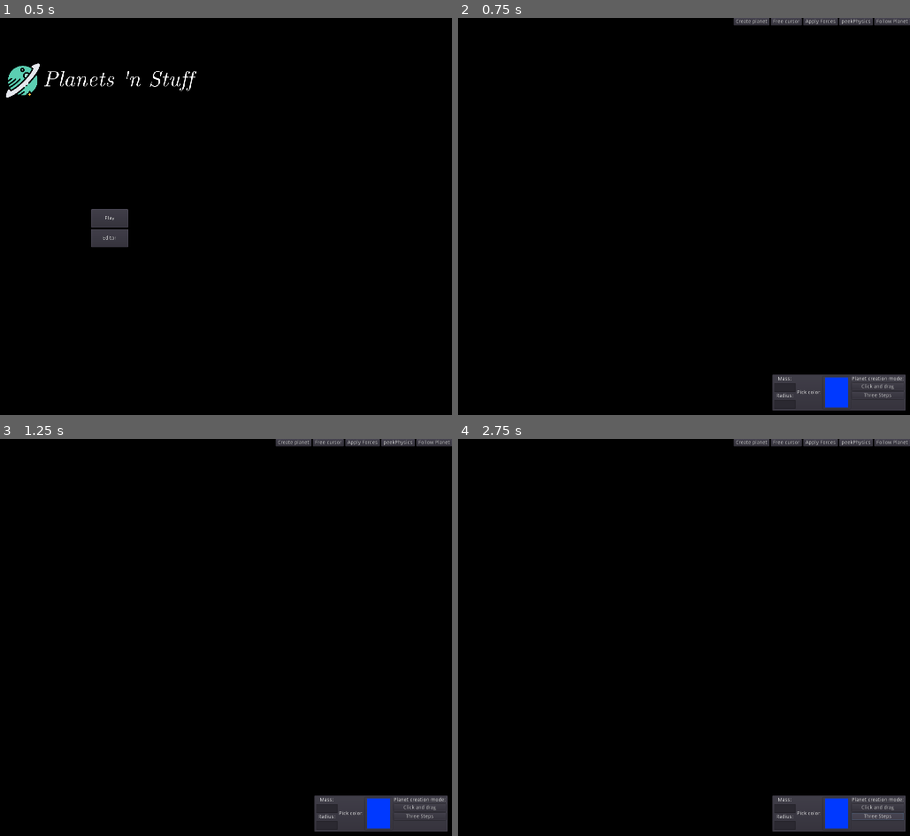
Above: before the commit, frames 1-4 (two rows, left to right).
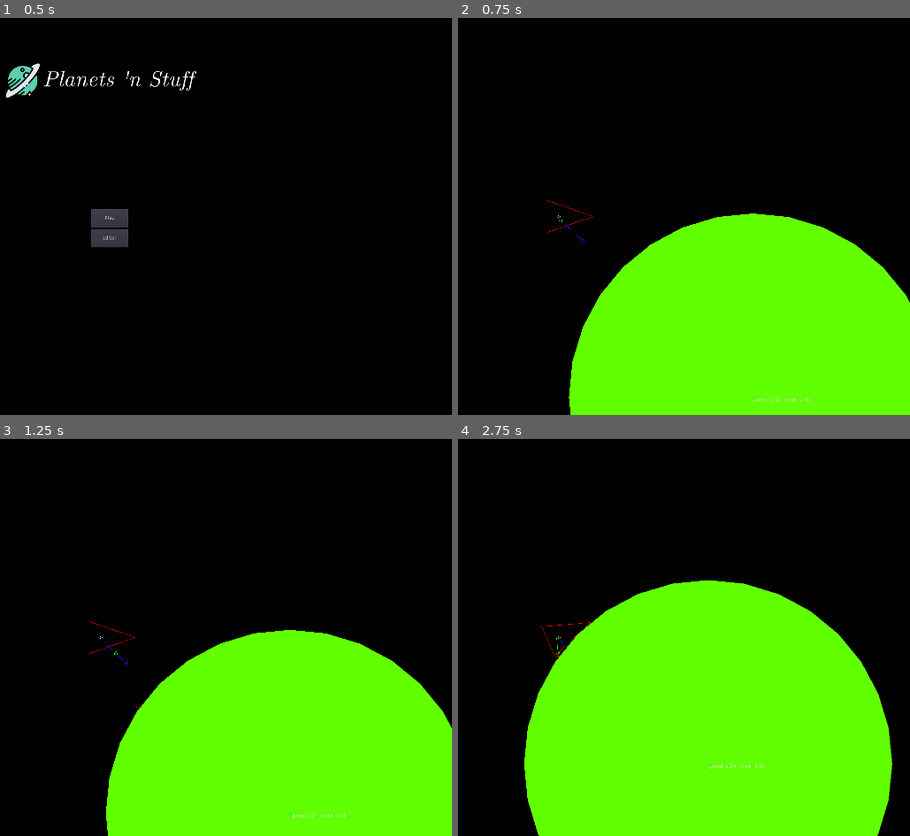
Above: after the commit, the same moments.

Repository: AllergicGorilla/shiny-spork
Game: Godot game, scene res://TitleScreen.tscn
Two runs of this game, one before a commit and one after it. Both use one fixed random seed, a clock stepped at 60 frames per second and the inputs below.
Inputs (mouse positions are in pixels of both pictures, inside the frame that each line leads up to):
- Up to frame 1 (0.5 s): no input
- Up to frame 2 (0.75 s): click "Play" at 0.5 s
- Up to frame 3 (1.25 s): no input
- Up to frame 4 (2.75 s): click (878, 808) at 1.25 s, where only the run before the commit has a clickable "Click and drag"; click (878, 816) at 2 s, where only the run before the commit has a clickable "Three Steps"

Frame 1 is identical in both runs. In frame 2, 33% of the frame differs, in the area x 19-100%, y 0-100%; in frame 3, 34%; in frame 4, 45%, in the area x 14-100%, y 0-100%.

Commit message:
Big update.Added ships, wich have the ability to follow rigidbodies and other control possibilities.Ships can interact with the planet's gravity.Also added a title screen

Diff:
--- /dev/null
+++ b/Play.gd
@@ -0,0 +1,7 @@
+extends Node
+
+onready var universe = $Universe
+
+func _input(event):
+	if event.is_action_pressed("go_to_title_screen"):
+		get_tree().change_scene("res://TitleScreen.tscn")
--- /dev/null
+++ b/Play.tscn
@@ -0,0 +1,29 @@
+[gd_scene load_steps=5 format=2]
+
+[ext_resource path="res://Play.gd" type="Script" id=1]
+[ext_resource path="res://Universe.gd" type="Script" id=2]
+[ext_resource path="res://objects/ship/player/Player.tscn" type="PackedScene" id=3]
+[ext_resource path="res://objects/planet/Planet.tscn" type="PackedScene" id=4]
+
+[node name="Play" type="Node"]
+script = ExtResource( 1 )
+
+[node name="Universe" type="Node2D" parent="."]
+script = ExtResource( 2 )
+
+[node name="Player" parent="Universe" instance=ExtResource( 3 )]
+
+[node name="Ship" parent="Universe/Player" index="0" groups=[
+"ships",
+]]
+max_acceleration = 400.0
+
+[node name="Planet" parent="Universe" groups=[
+"planets",
+] instance=ExtResource( 4 )]
+position = Vector2( 534.037, 492.432 )
+mass = 100.0
+radius = 500.0
+color = Color( 0.384314, 1, 0, 1 )
+
+[editable path="Universe/Player"]
--- a/TitleScreen.gd
+++ b/TitleScreen.gd
@@ -1,4 +1,4 @@
 extends CanvasLayer
 
 func _on_Play_pressed():
-	get_tree().change_scene("res://Main.tscn")
+	get_tree().change_scene("res://Play.tscn")
--- a/Universe.gd
+++ b/Universe.gd
@@ -3,15 +3,20 @@
 func _physics_process(delta):
 	#N-body gravitation
 	var planets = get_tree().get_nodes_in_group("planets")
+	var ships = get_tree().get_nodes_in_group("ships")
 	for p1 in planets:
-		var body1 = p1.get_node("Body")
 		var gravForce = Vector2(0,0)
 		for p2 in planets:
 			if p1 != p2:
-				var body2 = p2.get_node("Body")
-				var distanceVec = body1.get_position() - body2.get_position()
-				gravForce += Newton.gravitational_force(body1.mass, body2.mass, distanceVec)
-		body1.gravityForce = gravForce
+				var distanceVec = p1.get_position() - p2.get_position()
+				gravForce += Newton.gravitational_force(p1.mass, p2.mass, distanceVec)
+		p1.gravityForce = gravForce
+	for s in ships:
+		var final_force = Vector2(0,0)
+		for p1 in planets:
+			var distanceVec = s.get_position() - p1.get_position()
+			final_force += Newton.gravitational_force(s.mass, p1.mass, distanceVec)
+		s.gravity_force = final_force
 
 #func _on_Area2D_body_exited(body):
 	#body.get_parent().queue_free()
--- a/objects/Body.gd
+++ b/objects/Body.gd
@@ -1,21 +1,19 @@
 extends RigidBody2D
 
-export var gravityForce = Vector2(0,0)
-export var radius = 10
-export var color = Color(255,0,0)
-
+onready var planet = get_parent()
 onready var VelocityVector = get_node("../Following/VelocityVector")
 onready var ForceVector = get_node("../Following/ForceVector")
 
 
 func _ready():
 	VelocityVector.tip = linear_velocity
-	$collisionShape.shape.radius = radius
+	$collisionShape.shape.radius = planet.radius
+	mass = planet.mass
 func _integrate_forces(state):
-	set_applied_force(gravityForce)
+	set_applied_force(planet.gravityForce)
 func _process(delta):
 	VelocityVector.tip = linear_velocity
-	ForceVector.tip = gravityForce
+	ForceVector.tip = planet.gravityForce
 	#update()
 func _draw():
-	draw_circle(Vector2(0,0), radius, color)
+	draw_circle(Vector2(0,0), planet.radius, planet.color)
--- a/objects/EditableHandle.gd
+++ b/objects/EditableHandle.gd
@@ -23,8 +23,10 @@
 func _process(delta):
 	update()
 	if dragMouse:
-		tip = get_global_mouse_position()
+		tip = get_global_mouse_position() - get_parent().position
 		$Area2D.position = tip
+func as_vector():
+	return tip - position
 
 func _unhandled_input(event):
 	if event.is_action_released("leftMouseClick"):
--- a/objects/planet/Planet.gd
+++ b/objects/planet/Planet.gd
@@ -3,7 +3,13 @@
 signal planet_selected
 
 var mainText = "Speed: %.2f, Force: %.2f"
+
+export var mass: float = 1.0 setget set_mass
+export var radius: float = 1.0
+export var color: Color = Color.white
+var gravityForce = Vector2(0,0)
 onready var label = $Following/Label
+onready var body = $Body
 
 func _ready():
 	if Globals.VIEWPHYSICS:
@@ -16,7 +22,7 @@
 
 func update_text():
 	var v = get_node("Body").linear_velocity.length()
-	var f = get_node("Body").gravityForce.length()
+	var f = gravityForce.length()
 	label.text = mainText % [v,f]
 
 func _on_Body_input_event(viewport, event, shape_idx):
@@ -28,3 +34,8 @@
 	$Following.hide()
 func show_physics():
 	$Following.show()
+
+func set_mass(new_mass):
+	mass = new_mass
+	if is_instance_valid(body):
+		body.mass = new_mass
--- a/objects/planet/Planet.tscn
+++ b/objects/planet/Planet.tscn
@@ -8,15 +8,12 @@
 [sub_resource type="CircleShape2D" id=1]
 resource_local_to_scene = true
 
-[node name="Planet" type="Node"]
+[node name="Planet" type="Node2D"]
 script = ExtResource( 1 )
 
 [node name="Body" type="RigidBody2D" parent="."]
-editor/display_folded = true
 input_pickable = true
 gravity_scale = 0.0
-can_sleep = false
-linear_velocity = Vector2( 10, 0 )
 script = ExtResource( 2 )
 __meta__ = {
 "_edit_group_": true
@@ -43,8 +40,13 @@
 
 [node name="VelocityVector" parent="Following" instance=ExtResource( 4 )]
 z_index = 1
+origin = Vector2( 0, 0 )
+tip = Vector2( 1, 0 )
+color = Color( 0, 255, 0, 1 )
 
 [node name="ForceVector" parent="Following" instance=ExtResource( 4 )]
 z_index = 1
+origin = Vector2( 0, 0 )
+tip = Vector2( 1, 0 )
 color = Color( 255, 0, 0, 1 )
 [connection signal="input_event" from="Body" to="." method="_on_Body_input_event"]
--- /dev/null
+++ b/objects/ship/Ship.gd
@@ -0,0 +1,123 @@
+extends RigidBody2D
+
+enum ROUTINE{free, look_at_target, match_desired_velocity, match_body_velocity, shoot_at_body, approach_body}
+
+export var length = 100.0
+export var playable = false
+var triangle
+var gravity_force = Vector2(0,0)
+const unit = Vector2(1,0)
+export var max_acceleration = 100.0
+export var max_angular_acceleration = 12.0
+const maxAngularDamp = 4
+const maxSpeed = 200.0
+var routine = ROUTINE.free
+var thrust = Vector2(0,0) setget set_thrust
+var torque = 0.0 setget set_torque
+var is_angular_damping_on setget set_is_angular_damping_on
+var target_dV = Vector2(0,0)
+var desired_velocity = Vector2(0,0)
+var initial_velocity = Vector2(0,0)
+var shoot_velocity = Vector2(0,0)
+
+var target = Vector2(1,0) setget set_target
+var target_body: RigidBody2D
+
+
+func _ready():
+	set_is_angular_damping_on(true)
+	triangle = PoolVector2Array([length*unit, 0.5*length*unit.rotated(2*PI/3), 0.5*length*unit.rotated(4*PI/3),length*unit])
+	$CollisionPolygon.polygon = triangle
+
+func _draw():
+	draw_polyline(triangle, Color.red)
+func _process(delta):
+	#Resets calculated torques and forces back to zero
+	#If it's the player ship, you must do this after the input handling
+	if !playable:
+		set_thrust(0.0)
+		set_torque(0.0)
+	update()
+func _integrate_forces(state):
+	var direction = transform.x
+	#Look at target
+	match routine:
+		ROUTINE.look_at_target:
+			aim_at(target)
+		ROUTINE.match_desired_velocity:
+			reach_velocity(desired_velocity)
+		ROUTINE.match_body_velocity:
+			match_body_velocity(target_body)
+		ROUTINE.shoot_at_body:
+			shoot_at_body(target_body)
+		ROUTINE.approach_body:
+			approach_body(target_body)
+
+	set_applied_force(thrust + gravity_force)
+	set_applied_torque(torque)
+func current_dV():
+	return linear_velocity - initial_velocity
+func aim_at(vector):
+	var direction = transform.x
+	torque = -inertia*max_angular_acceleration*vector.angle_to(direction)
+func match_body_velocity(body):
+	assert(is_instance_valid(body))
+	reach_velocity(body.linear_velocity)
+func reach_velocity(v):
+	target_dV = v - linear_velocity
+	reach_dV(target_dV)
+func shoot_at_body(body):
+	assert(is_instance_valid(body))
+	var body_direction = (body.position - position).normalized()
+	var dV = maxSpeed*body_direction - linear_velocity + body.linear_velocity
+	shoot_velocity = dV
+	var direction = transform.x
+	var angle_to_target_dV = dV.angle_to(direction)
+	if dV.length() > 5.0:
+		torque = -inertia*max_angular_acceleration*angle_to_target_dV
+		if abs(angle_to_target_dV) < PI/12:
+			set_thrust(1.0)
+func approach_body(body):
+	assert(is_instance_valid(body))
+	var distance = (body.position - position).length()
+	var speed = 0.0
+	if distance < 500.0:
+		speed = 0
+	else:
+		speed = maxSpeed
+	var body_direction = (body.position - position).normalized()
+	var dV = speed*body_direction - linear_velocity + body.linear_velocity
+	shoot_velocity = dV
+	var direction = transform.x
+	var angle_to_target_dV = dV.angle_to(direction)
+	if dV.length() > 5.0:
+		torque = -inertia*max_angular_acceleration*angle_to_target_dV
+		if abs(angle_to_target_dV) < PI/12:
+			set_thrust(1.0)
+func reach_dV(dV):
+	var direction = transform.x
+	var angle_to_target_dV = dV.angle_to(direction)
+	if dV.length() > 5.0:
+		torque = -inertia*max_angular_acceleration*angle_to_target_dV
+		if abs(angle_to_target_dV) < PI/12:
+			set_thrust(0.5)
+	else:
+		aim_at(linear_velocity)
+
+func set_thrust(intensity):
+	assert(intensity >= 0.0 and intensity <= 1.0)
+	thrust = intensity*mass*max_acceleration*get_transform().x
+func set_torque(intensity):
+	assert(intensity >= -1.0 and intensity <= 1.0)
+	torque = intensity*inertia*max_angular_acceleration
+
+func set_is_angular_damping_on(new):
+	is_angular_damping_on = new
+	if is_angular_damping_on:
+		angular_damp = maxAngularDamp
+	else:
+		angular_damp = 0.0
+func toggle_angular_damping():
+	set_is_angular_damping_on(!is_angular_damping_on)
+func set_target(newTarget):
+	target = newTarget
--- /dev/null
+++ b/objects/ship/Ship.tscn
@@ -0,0 +1,63 @@
+[gd_scene load_steps=5 format=2]
+
+[ext_resource path="res://objects/ship/Ship.gd" type="Script" id=1]
+
+[sub_resource type="VisualShaderNodeColorConstant" id=1]
+constant = Color( 0, 1, 0.0859375, 1 )
+
+[sub_resource type="VisualShader" id=2]
+code = "shader_type canvas_item;
+
+
+
+void vertex() {
+// Output:0
+
+}
+
+void fragment() {
+// Color:2
+	vec3 n_out2p0;
+	float n_out2p1;
+	n_out2p0 = vec3(0.000000,1.000000,0.085938);
+	n_out2p1 = 1.000000;
+
+// Output:0
+	COLOR.rgb = n_out2p0;
+
+}
+
+void light() {
+// Output:0
+
+}
+"
+graph_offset = Vector2( 0, 75 )
+mode = 1
+flags/light_only = false
+nodes/fragment/0/position = Vector2( 440, 140 )
+nodes/fragment/2/node = SubResource( 1 )
+nodes/fragment/2/position = Vector2( 200, 140 )
+nodes/fragment/connections = PoolIntArray( 2, 0, 0, 0 )
+
+[sub_resource type="ShaderMaterial" id=3]
+shader = SubResource( 2 )
+
+[node name="Ship" type="RigidBody2D"]
+input_pickable = true
+can_sleep = false
+script = ExtResource( 1 )
+__meta__ = {
+"_edit_group_": true
+}
+
+[node name="CollisionPolygon" type="CollisionPolygon2D" parent="."]
+polygon = PoolVector2Array( 100, 0, -25, 43.3013, -25, -43.3013, 100, 0 )
+
+[node name="RayCast2D" type="RayCast2D" parent="."]
+enabled = true
+
+[node name="RayCast2D2" type="RayCast2D" parent="."]
+material = SubResource( 3 )
+rotation = -1.5708
+enabled = true
--- /dev/null
+++ b/objects/ship/player/Player.gd
@@ -0,0 +1,53 @@
+extends Node2D
+
+func _on_Ship_input_event(viewport, event, shape_idx):
+	if event.is_action_pressed("leftMouseClick"):
+		print("HEY MOOM!")
+onready var target = $Target
+onready var ship = $Ship
+export var torque_percentage = 1.0
+export var thrust_percentage = 1.0
+func _ready():
+	ship.routine = ship.ROUTINE.free
+	$Ship2.target_body = ship
+	$Ship2.routine = ship.ROUTINE.approach_body
+
+func _input(event):
+	#if event.is_action_pressed("leftMouseClick"):
+	#	target.position = get_global_mouse_position()
+	if event.is_action_pressed("toggle_ship_angular_damping"):
+		ship.toggle_angular_damping()
+	if event.is_action_pressed("player_manual_control"):
+		ship.routine = ship.ROUTINE.free
+	if event.is_action_pressed("player_look_at_target"):
+		ship.routine = ship.ROUTINE.look_at_target
+	if event.is_action_pressed("player_match_desired_velocity"):
+		ship.routine = ship.ROUTINE.match_desired_velocity
+	if event.is_action_pressed("player_match_body_velocity"):
+		ship.routine = ship.ROUTINE.match_body_velocity
+	if event.is_action_pressed("player_shoot_at_body"):
+		ship.routine = ship.ROUTINE.shoot_at_body
+func _unhandled_input(event):
+	if event.is_action_pressed("leftMouseClick"):
+		target.position = get_global_mouse_position()
+func _process(delta):
+	var final_torque = 0.0
+	var final_thrust = 0.0
+	if ship.routine == ship.ROUTINE.free:
+		if Input.is_action_pressed("player_thrust"):
+			final_thrust += thrust_percentage
+		if Input.is_action_pressed("player_turn_clockwise"):
+			final_torque += torque_percentage
+		if Input.is_action_pressed("player_turn_counterclockwise"):
+			final_torque -= torque_percentage
+	ship.set_torque(final_torque)
+	ship.set_thrust(final_thrust)
+	#if Input.is_action_pressed("leftMouseClick"):
+	#	target.position = get_global_mouse_position()
+	$Following/VelocityArrow.tip = ship.linear_velocity
+	$Following/TargetdV.tip = ship.target_dV
+	$Following/ShootVelocity.tip = ship.shoot_velocity
+	ship.target = target.position - ship.position
+	ship.desired_velocity = $Following/TargetVelocity.as_vector()
+
+	$Following/ForceVector.tip = ship.gravity_force
--- /dev/null
+++ b/objects/ship/player/Player.tscn
@@ -0,0 +1,63 @@
+[gd_scene load_steps=5 format=2]
+
+[ext_resource path="res://objects/ship/player/Player.gd" type="Script" id=1]
+[ext_resource path="res://objects/ship/Ship.tscn" type="PackedScene" id=2]
+[ext_resource path="res://objects/EditableHandle.tscn" type="PackedScene" id=3]
+[ext_resource path="res://objects/Arrow.tscn" type="PackedScene" id=4]
+
+[node name="Player" type="Node2D"]
+script = ExtResource( 1 )
+
+[node name="Ship" parent="." instance=ExtResource( 2 )]
+playable = true
+
+[node name="Camera2D" type="Camera2D" parent="Ship"]
+current = true
+drag_margin_h_enabled = false
+drag_margin_v_enabled = false
+
+[node name="RemoteTransform2D" type="RemoteTransform2D" parent="Ship"]
+remote_path = NodePath("../../Following")
+update_rotation = false
+
+[node name="Target" type="Position2D" parent="."]
+editor/display_folded = true
+position = Vector2( 613.352, 349.298 )
+
+[node name="Label" type="Label" parent="Target"]
+margin_right = 40.0
+margin_bottom = 14.0
+text = "Target"
+
+[node name="Following" type="Node2D" parent="."]
+
+[node name="TargetVelocity" parent="Following" instance=ExtResource( 3 )]
+origin = Vector2( 0, 0 )
+tip = Vector2( 1, 0 )
+color = Color( 255, 227.109, 0, 1 )
+
+[node name="VelocityArrow" parent="Following" instance=ExtResource( 4 )]
+origin = Vector2( 0, 0 )
+tip = Vector2( 1, 0 )
+color = Color( 0, 255, 0, 1 )
+
+[node name="TargetdV" parent="Following" instance=ExtResource( 4 )]
+origin = Vector2( 0, 0 )
+tip = Vector2( 1, 0 )
+color = Color( 223.125, 0, 255, 1 )
+
+[node name="ShootVelocity" parent="Following" instance=ExtResource( 4 )]
+origin = Vector2( 0, 0 )
+tip = Vector2( 1, 0 )
+color = Color( 0, 255, 225.117, 1 )
+
+[node name="ForceVector" parent="Following" instance=ExtResource( 4 )]
+origin = Vector2( 0, 0 )
+tip = Vector2( 1, 0 )
+color = Color( 0, 0.133333, 1, 1 )
+
+[node name="Ship2" parent="." instance=ExtResource( 2 )]
+position = Vector2( 132.781, 213.357 )
+mass = 0.1
+length = 10.0
+[connection signal="input_event" from="Ship" to="." method="_on_Ship_input_event"]
--- a/project.godot
+++ b/project.godot
@@ -99,6 +99,56 @@
 "events": [ Object(InputEventKey,"resource_local_to_scene":false,"resource_name":"","device":0,"alt":false,"shift":false,"control":false,"meta":false,"command":false,"pressed":false,"scancode":16777221,"unicode":0,"echo":false,"script":null)
  ]
 }
+player_thrust={
+"deadzone": 0.5,
+"events": [ Object(InputEventKey,"resource_local_to_scene":false,"resource_name":"","device":0,"alt":false,"shift":false,"control":false,"meta":false,"command":false,"pressed":false,"scancode":16777232,"unicode":0,"echo":false,"script":null)
+ ]
+}
+player_turn_clockwise={
+"deadzone": 0.5,
+"events": [ Object(InputEventKey,"resource_local_to_scene":false,"resource_name":"","device":0,"alt":false,"shift":false,"control":false,"meta":false,"command":false,"pressed":false,"scancode":16777233,"unicode":0,"echo":false,"script":null)
+ ]
+}
+player_turn_counterclockwise={
+"deadzone": 0.5,
+"events": [ Object(InputEventKey,"resource_local_to_scene":false,"resource_name":"","device":0,"alt":false,"shift":false,"control":false,"meta":false,"command":false,"pressed":false,"scancode":16777231,"unicode":0,"echo":false,"script":null)
+ ]
+}
+toggle_ship_angular_damping={
+"deadzone": 0.5,
+"events": [ Object(InputEventKey,"resource_local_to_scene":false,"resource_name":"","device":0,"alt":false,"shift":false,"control":false,"meta":false,"command":false,"pressed":false,"scancode":83,"unicode":0,"echo":false,"script":null)
+ ]
+}
+player_look_at_target={
+"deadzone": 0.5,
+"events": [ Object(InputEventKey,"resource_local_to_scene":false,"resource_name":"","device":0,"alt":false,"shift":false,"control":false,"meta":false,"command":false,"pressed":false,"scancode":84,"unicode":0,"echo":false,"script":null)
+ ]
+}
+player_match_desired_velocity={
+"deadzone": 0.5,
+"events": [ Object(InputEventKey,"resource_local_to_scene":false,"resource_name":"","device":0,"alt":false,"shift":false,"control":false,"meta":false,"command":false,"pressed":false,"scancode":71,"unicode":0,"echo":false,"script":null)
+ ]
+}
+player_manual_control={
+"deadzone": 0.5,
+"events": [ Object(InputEventKey,"resource_local_to_scene":false,"resource_name":"","device":0,"alt":false,"shift":false,"control":false,"meta":false,"command":false,"pressed":false,"scancode":70,"unicode":0,"echo":false,"script":null)
+ ]
+}
+player_match_body_velocity={
+"deadzone": 0.5,
+"events": [ Object(InputEventKey,"resource_local_to_scene":false,"resource_name":"","device":0,"alt":false,"shift":false,"control":false,"meta":false,"command":false,"pressed":false,"scancode":66,"unicode":0,"echo":false,"script":null)
+ ]
+}
+player_shoot_at_body={
+"deadzone": 0.5,
+"events": [ Object(InputEventKey,"resource_local_to_scene":false,"resource_name":"","device":0,"alt":false,"shift":false,"control":false,"meta":false,"command":false,"pressed":false,"scancode":88,"unicode":0,"echo":false,"script":null)
+ ]
+}
+go_to_title_screen={
+"deadzone": 0.5,
+"events": [ Object(InputEventKey,"resource_local_to_scene":false,"resource_name":"","device":0,"alt":false,"shift":false,"control":false,"meta":false,"command":false,"pressed":false,"scancode":16777217,"unicode":0,"echo":false,"script":null)
+ ]
+}
 
 [physics]
 
